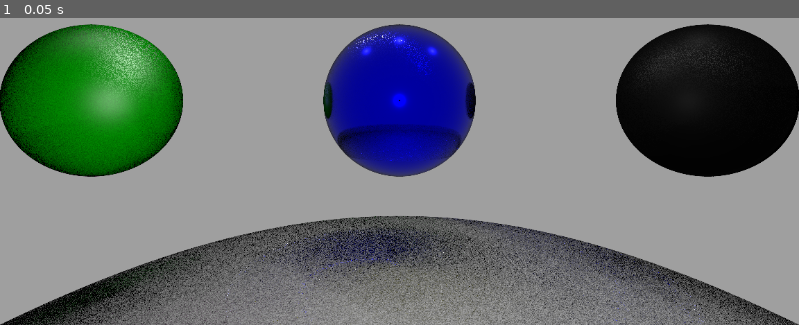
Above: before the commit, frame 1.
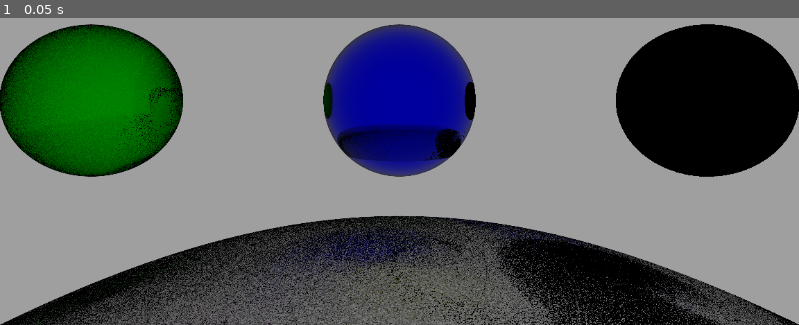
Above: after the commit, the same moment.

Repository: Robert-W-Ward/godot-path-tracer
Game: Godot game, scene res://main.tscn
The game is run twice, just before and just after one commit, with the same random seed, the same clock (stepped at 60 frames per second) and the same inputs.
Inputs:
- Up to frame 1 (0.05 s): no input

The runs differ from the first frame. In frame 1, 24% of the frame differs, in the area x 1-100%, y 1-100%.

Commit message:
got something for dielectrics needs work though

Diff:
--- a/pathtracer.gdshader
+++ b/pathtracer.gdshader
@@ -69,7 +69,7 @@
 	// id,type,roughness,metallic,ior,color,specular,shininess
 	Material(0,LAMBERTIAN,0.0,0.0,1.0,vec4(1.0,1.0,1.0,1.0),vec4(1.0,1.0,1.0,0.0),1.0), // White lambertian material
 	Material(1,LAMBERTIAN,0.0,0.0,1.0,vec4(0.0,1.0,0.0,1.0),vec4(1.0,1.0,1.0,1.0),10.0), // Green lambertian material
-	Material(2,METALLIC,0.2,1.0,1.0,vec4(.0,.0,1.0,1.0),vec4(1.0,1.0,1.0,0.0),1.0), // Blue Metallic material
+	Material(2,METALLIC,0.2,1.0,1.0,vec4(0.0,0.0,1.0,1.0),vec4(1.0,1.0,1.0,0.0),1.0), // Blue Metallic material
 	Material(3,DIELECTRIC,0.5,0.0,1.5,vec4(1.0,0.0,0.0,1.0),vec4(1.0,1.0,1.0,0.1),0.0)  // Red Dielectric material
 );
 
@@ -135,6 +135,7 @@
 
 	return ggx1 * ggx2;
 }
+
 vec3 SampleHemisphere(vec3 N){
 	float r1 = random(N.xy);
 	float r2 = random(N.xy);
@@ -155,6 +156,7 @@
 
 	return direction.x * u + direction.y * v + direction.z * w;
 }
+
 vec3 SampleAreaLight(vec3 P,out vec3 L, out float dist){
 	float u = random(FragCoord.xy + areaLight.position.xy) - 0.5;
 	float v = random(FragCoord.xy + areaLight.position.xy) - 0.5;
@@ -167,9 +169,11 @@
 	dist = length(samplePos -P);
 	return samplePos;
 }
+
 float SphereSDF(vec3 p, vec3 center,float radius){
 	return length(p-center) - radius;
 }
+
 float SceneSDF(vec3 p, out int matId){
 	float minDist = 1e9;
 	float dist = 1e9;
@@ -185,6 +189,7 @@
 	}
 	return minDist;
 }
+
 vec3 CalculateNormal(vec3 p, float epsilon) {
     vec3 dx = vec3(epsilon, 0.0, 0.0);
     vec3 dy = vec3(0.0, epsilon, 0.0);
@@ -292,8 +297,10 @@
 			case DIELECTRIC:
 				// Dielectric Cook Torrance
 				F0 = vec3(0.04); // Base reflectivity for dielectrics
-				BRDF = CookTorranceSpecularReflectanceBRDF(L,V,N,mat, F0);
-				AreaLightContrib += areaLight.color.w * BRDF * attenuation;
+				vec3 transmittance = TransmittanceBRDF(V,N,L,mat, F0);
+				vec3 directTransmittance =  areaLight.color.rgb * transmittance * NoL * attenuation;
+				//BRDF = CookTorranceSpecularReflectanceBRDF(L,V,N,mat, F0);
+				AreaLightContrib += directTransmittance;
 				break;
 			default:
 				break;
@@ -310,8 +317,10 @@
 		PointLight light = PointLights[i];
 		vec3 L = normalize(light.position - P);
 		float distanceToLight = length(light.position - P);
+		vec3 H = normalize(V+L);
 		float attenuation = 1.0 / (distanceToLight * distanceToLight);
 		float NoL = max(dot(N,L),0.0);
+		vec3 F = FresnelSchlick(dot(H,V),F0);
 		vec3 BRDF;
 		Ray shadowRay;
 		shadowRay.origin = P + N * 0.001;
@@ -331,8 +340,11 @@
 					break;
 				case DIELECTRIC:
 					// Dielectric CookTorrance
-			 		F0 = vec3(0.04); // Base reflectivity for dielectrics
-                	PointLightContrib += CookTorranceSpecularReflectanceBRDF(L,V,N,mat,F0) * light.color.w * attenuation;
+					vec3 specular = CookTorranceSpecularReflectanceBRDF(L,V,N,mat,F0);
+					vec3 transmission = TransmittanceBRDF(V,N,L,mat,F0);
+					vec3 reflectedLight = specular * light.color.rgb * attenuation;
+					vec3 transmittedLight = transmission * light.color.rgb * attenuation *  (1.0-F);
+                	PointLightContrib +=  reflectedLight + transmittedLight;
 					break;
 			}
 		}
@@ -351,7 +363,6 @@
 vec3 TracePath(Ray ray){
 	vec3 throughput = vec3(1.0);
 	vec3 radiance = vec3(0.0);
-	vec3 color;
 	//D_0 + T_0 * L_0 * ( D_1 + L_1 * (D_2 + L_2....
 	// For each ray
 	// If the depth is >= to the maximum depth, terminate
@@ -367,17 +378,17 @@
 			}
 			throughput/=p;
 		}
+
 		if(hit.dist<= 0.0)// Don't hit anything return background
  			return radiance += throughput * BACKGROUND;
 
-
 		Material mat = materials[hit.materialId]; // hit surfaces material
 		vec3 N = normalize(hit.normal); // Normalized Normal
-		vec3 V = -ray.direction; // Direction of the viewer/eye
+		vec3 V =-ray.direction; // Direction of the viewer/eye
 		vec3 P = hit.point; // Point that was hit
 		vec3 F0 = mix(vec3(0.04),mat.color.rgb,mat.metallic);
 		vec3 directLight = CalculateDirectLighting(P,N,V,F0,mat); // Calculate direct lighting for this hit
-		radiance +=  throughput * directLight; // If doing direct lighting sample a light and add its comtribution
+		//radiance +=  throughput * directLight; // If doing direct lighting sample a light and add its comtribution
 
 		vec3 newDir;
 		float pdf = 1.0;
@@ -409,17 +420,17 @@
 				ray.origin = P + N + 0.001;
 				break;
 			case DIELECTRIC:
-				float cosi = max(dot(N,-V),0.0); // Should V be negated again? because its already the negative ray.direction
-				bool entering = cosi > 0.0;
-				float etai = entering ? 1.0:mat.ior;
-				float etat = entering ? mat.ior : 1.0;
+				float cosi = max(dot(N,V),0.0); // compute cosine of angle of incidence
+				bool entering = cosi > 0.0; // determine if we're entering the material
+				float etai = entering ? 1.0:mat.ior; // sets mediums ior (etai) of the medium the ray is coming from (out from)
+				float etat = entering ? mat.ior : 1.0; // set the ior of the mdieum the ray is entering (in to)
 				vec3 F0 = mix(vec3(0.04), mat.color.rgb, pow(1.0 - etai, 2.0) / pow(1.0 + etai, 2.0)); // Fresnel reflectance at normal incidence
-				vec3 fresnel = FresnelSchlick(cosi,F0);
-				vec3 reflectDir = reflect(V,N);
-				vec3 refractDir = refract(-V,entering?N:-N,etai/etat);
-
-				float reflectProb = fresnel.x;
-				float transmitProb = 1.0 - reflectProb;
+				vec3 fresnel = FresnelSchlick(cosi,F0); // gets the fresnel term
+				vec3 reflectDir = reflect(V,N); // reflects the view dir about the Normal
+				vec3 refractDir = refract(-V,entering?N:-N,etai/etat); // reflects the
+
+				float reflectProb = fresnel.x; // determines the prob of the reflection based on fresnel term
+				float transmitProb = 1.0 - reflectProb; // calculates the prob of transmittng (i.e. refracting light ) back out
 
 				if(refractDir == vec3(0.0)){ // total internal reflection
 					reflectProb = 1.0;
@@ -427,17 +438,17 @@
 				}
 				float p = random(P.xy);
 				if(p<reflectProb){
-					ray.direction = reflectDir;
-					ray.origin = P + N * 0.001;
 					cosTheta = max(dot(N,reflectDir),0.0);
 					BRDF = CookTorranceSpecularReflectanceBRDF(reflectDir,V,N,mat,F0);
 					pdf = reflectProb;
+					ray.direction = reflectDir;
+					ray.origin = P + N * 0.001;
 				}else{
+					cosTheta = max(dot(-N,refractDir),0.0);
+					BRDF = TransmittanceBRDF(-V,N,refractDir,mat,F0);
+					pdf = transmitProb;
 					ray.direction = refractDir;
 					ray.origin = P - N * 0.001;
-					cosTheta = max(dot(-N,refractDir),0.0);
-					BRDF = TransmittanceBRDF(V,N,refractDir,mat,F0);
-					pdf = transmitProb;
 				}
 				throughput *= BRDF * cosTheta / pdf;
 				break;
